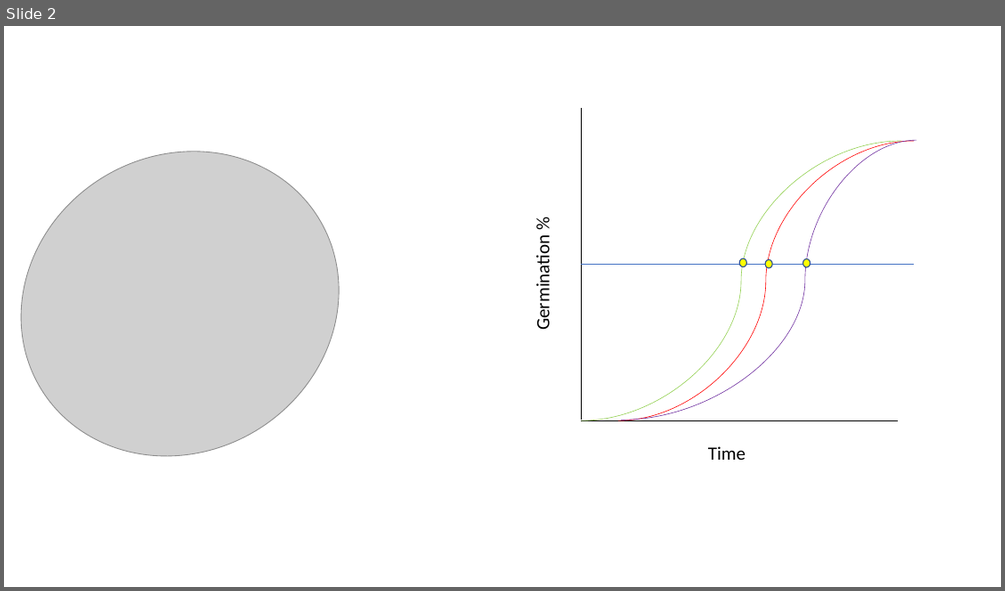
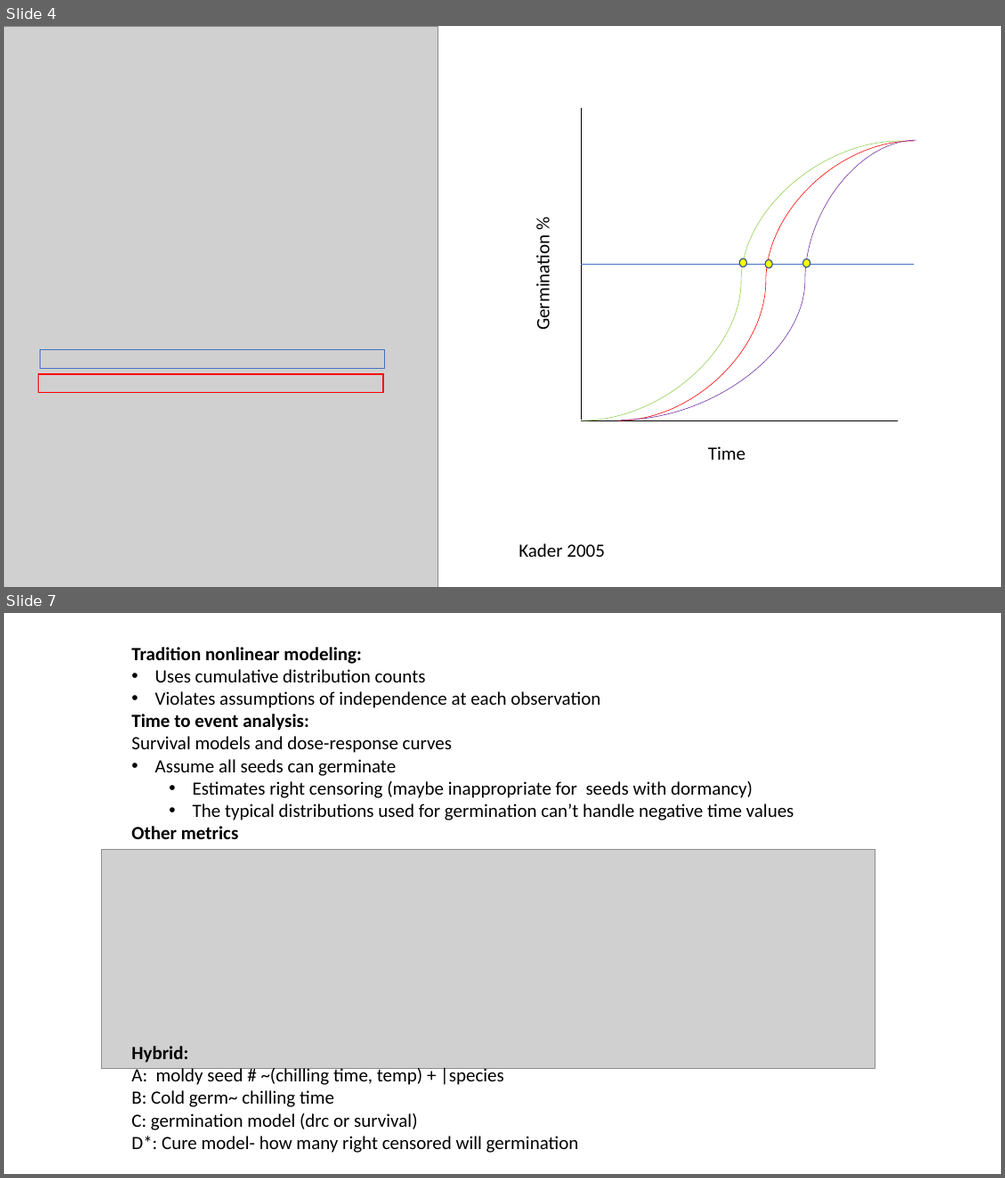
Before and after one commit to dbuona/timetogerminate, a slide deck: germination_trials/seed_update_labmeeting.pptx. Shown one above the other, each under a label of ours: slide 2 before the commit, slides 4 and 7 after it; the slides between them are not shown. The pictures are 1005x591 and 1005x1178 pixels, drawn with LibreOffice and Linux fonts; fonts in the diff are those of the drawing; grey boxes stand for pictures. Boxes give left, top, right and bottom in pixels: in the first picture for what was removed or moved away, otherwise in the second. Text is boxed around its words. In the diff, an @@ line names an element or a change of style, - is before the commit and + after.

Commit message:
did Germination index analysis

```diff
--- a/germination_trials/seed_update_labmeeting.pptx
+++ b/germination_trials/seed_update_labmeeting.pptx
@@ slide 7 added at <box>4,613,1001,1174</box>, background #FFFFFF @@
@@ text added at <box>131,647,794,839</box>, 18 pt, text #000000 @@
+Tradition nonlinear modeling:
+• Uses cumulative distribution counts
+• Violates assumptions of independence at each observation
+Time to event analysis:
+Survival models and dose-response curves
+• Assume all seeds can germinate
+  • Estimates right censoring (maybe inappropriate for seeds with dormancy)
+  • The typical distributions used for germination can’t handle negative time values
+Other metrics
@@ picture added at <box>101,850,875,1069</box> @@
@@ text added at <box>131,1046,579,1152</box>, 18 pt, text #000000 @@
+Hybrid:
+A: moldy seed # ~(chilling time, temp) + |species
+B: Cold germ~ chilling time
+C: germination model (drc or survival)
+D*: Cure model- how many right censored will germination
@@ what was slide 2 is now slide 4 @@
@@ slide 4 changed as well @@
@@ picture at <box>4,26,437,587</box>: rotation 328 to 0 degrees @@
@@ rectangle added at <box>40,350,385,369</box>, outline #4472C4 1 pt @@
@@ rectangle added at <box>39,374,383,393</box>, outline #FF0000 1 pt @@
@@ text added at <box>518,543,605,556</box>, 18 pt, text #000000 @@
+Kader 2005
```
Also in this commit, not shown: 1 other slide changed, 6 other slides added, 4 slides removed, 6 other files.
